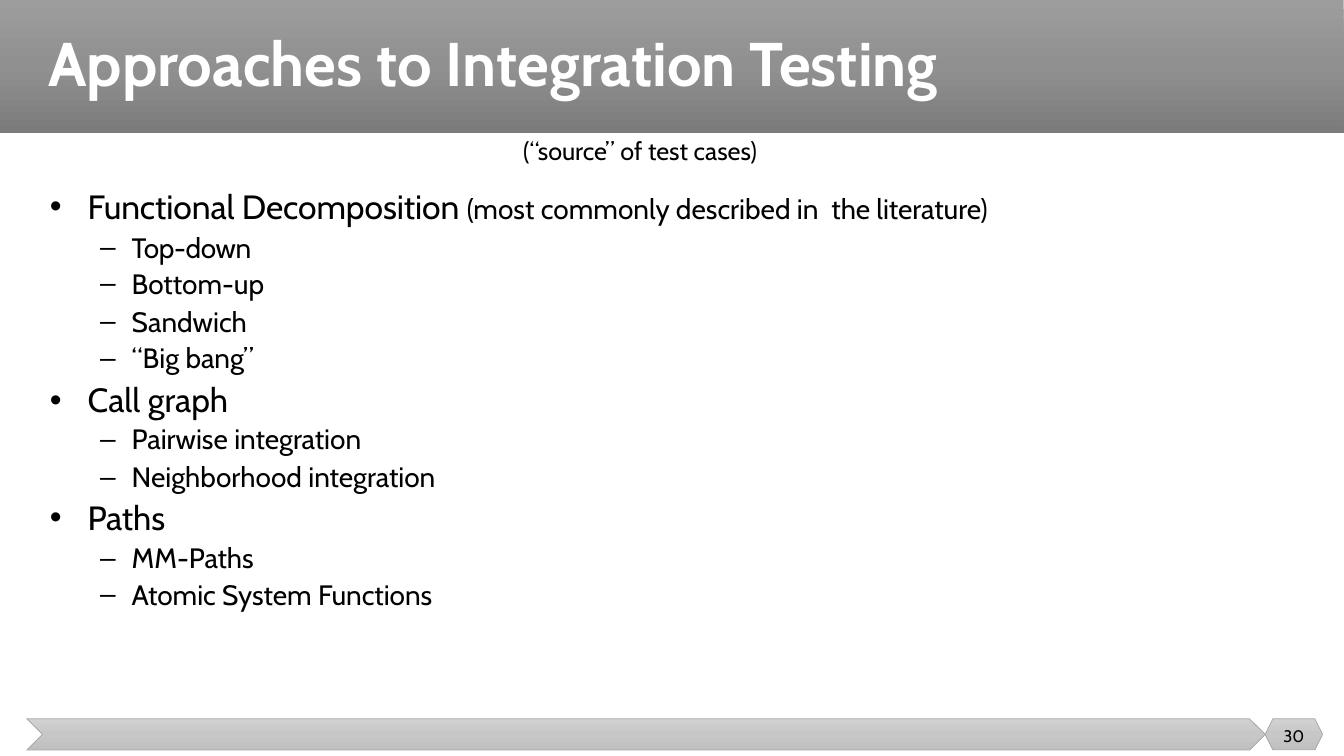
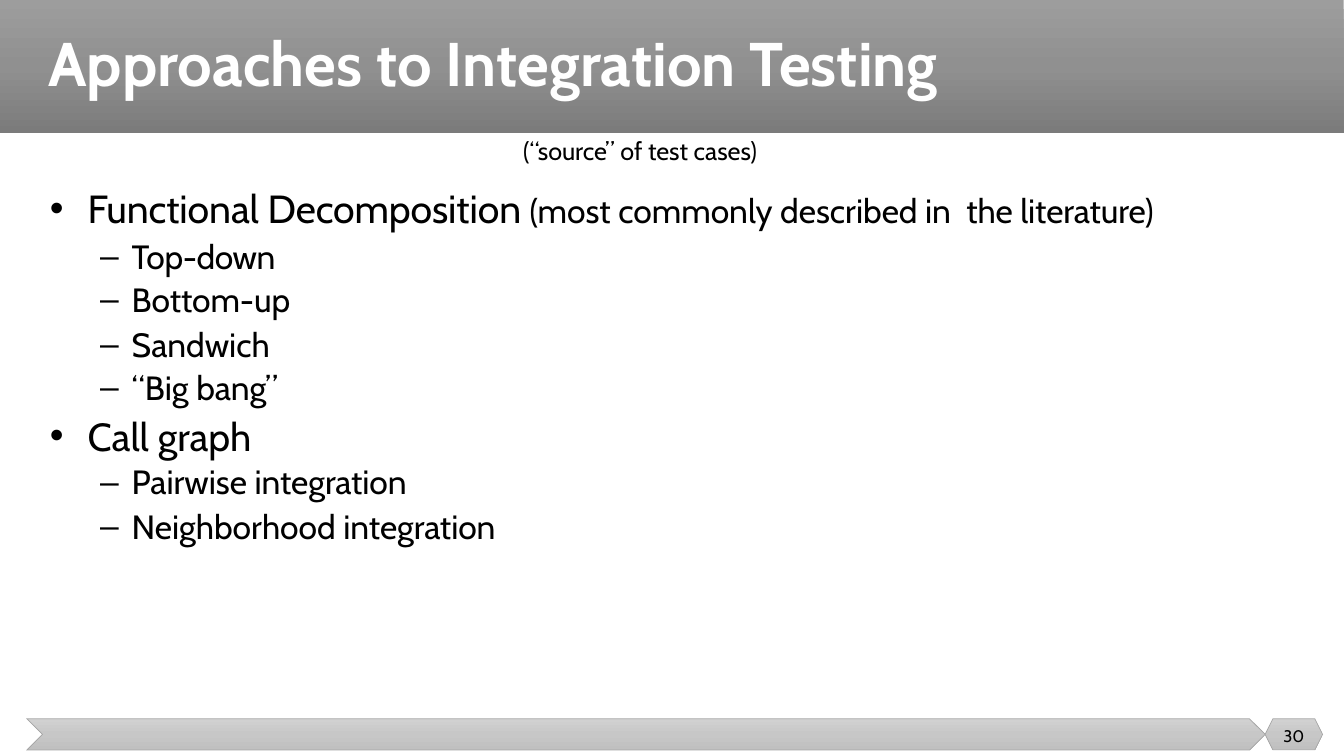
Before and after one commit to malenezi/malenezi, a slide deck: slide 30 of new_SE401/Lectures/8-Integration, System and Regression Testing/Integration Testing.pptx. Drawn at 1344x756 pixels with LibreOffice and Linux fonts; fonts in the diff are those of the drawing. Boxes give left, top, right and bottom in pixels: in the first picture for what was removed or moved away, otherwise in the second. Text is boxed around its words. In the diff, an @@ line names an element or a change of style, - is before the commit and + after.

```diff
--- a/new_SE401/Lectures/8-Integration, System and Regression Testing/Integration Testing.pptx
+++ b/new_SE401/Lectures/8-Integration, System and Regression Testing/Integration Testing.pptx
@@ text "Functional Decomposition (most commonly described ..." at (88,193,1153,547): size 24 to 28 pt in "Functional Decomposition", "Call graph"; size 20 to 24 pt in "(most commonly described in the literature)", "Top-down", "Bottom-up", "Sandwich" and 3 more places @@
@@ text at (88,504,432,611): paragraphs removed @@
-• Paths
-  – MM-Paths
-  – Atomic System Functions
```
Also in this commit, not shown: 1 other slide changed, 1 other file.
